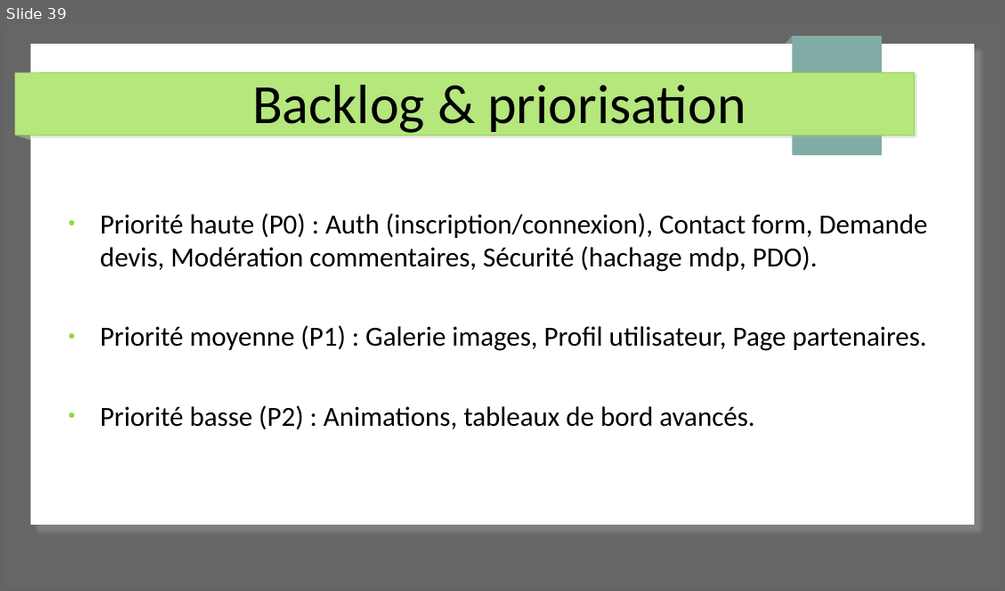
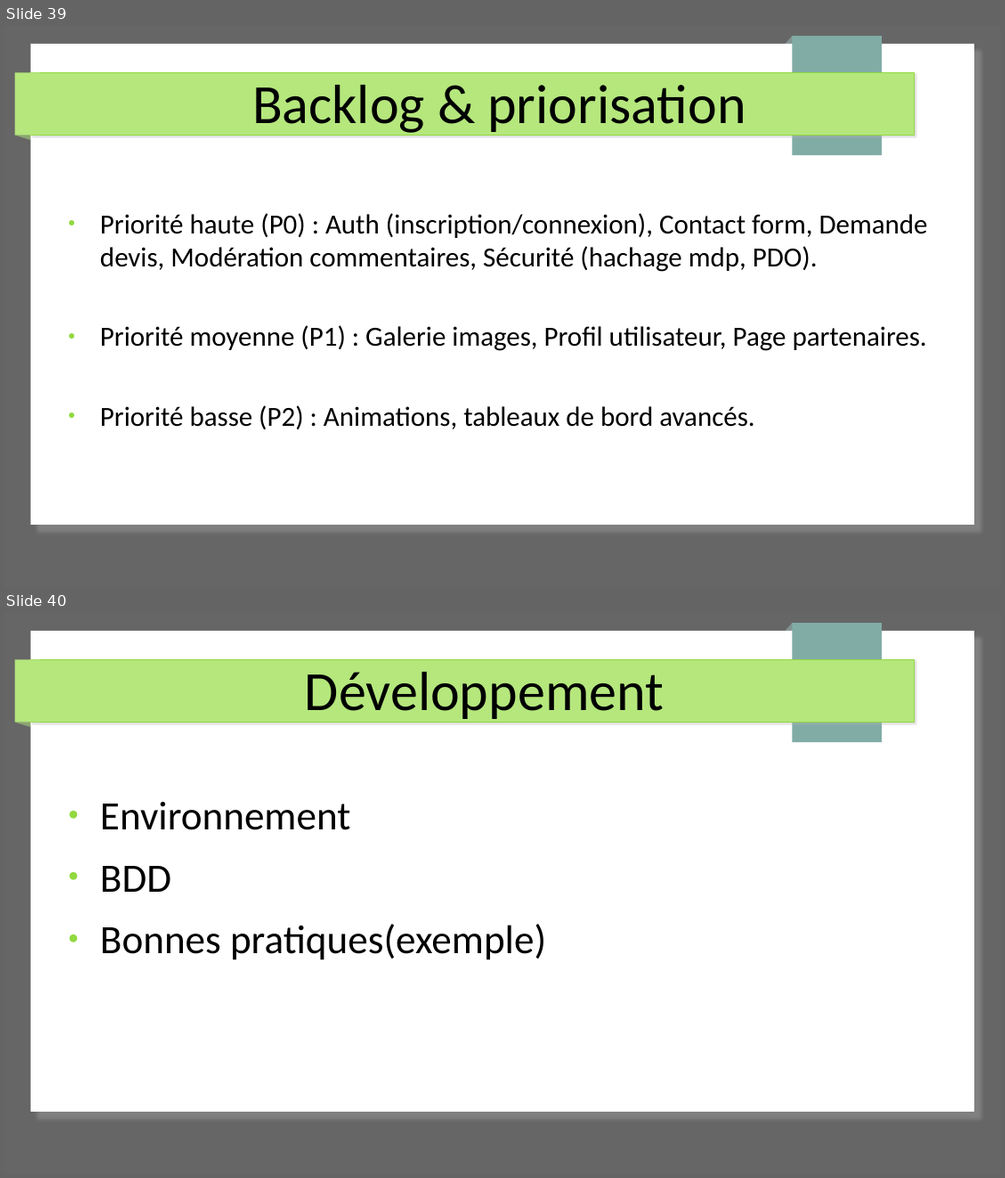
Before and after one commit to Cboukhal/project_exam, a slide deck: Document/projet_exam.odp. Shown one above the other, each under a label of ours: slide 39 before the commit, slides 39 and 40 after it. The pictures are 1005x591 and 1005x1178 pixels, drawn with LibreOffice and Linux fonts; fonts in the diff are those of the drawing. Boxes give left, top, right and bottom in pixels: in the first picture for what was removed or moved away, otherwise in the second. Text is boxed around its words. In the diff, an @@ line names an element or a change of style, - is before the commit and + after.

```diff
--- a/Document/projet_exam.odp
+++ b/Document/projet_exam.odp
@@ slide 40 added at [4,613,1001,1174], background #666666; not listed: 7 template elements that a slide beside it also shows @@
@@ title added at [305,672,663,724], 44 pt, text #000000 @@
+Développement
@@ text added at [100,802,546,960], 32 pt, text #000000 @@
+● Environnement
+● BDD
+● Bonnes pratiques(exemple)
```
Also in this commit, not shown: 9 other slides added, 11 slides removed, 7 other files.
